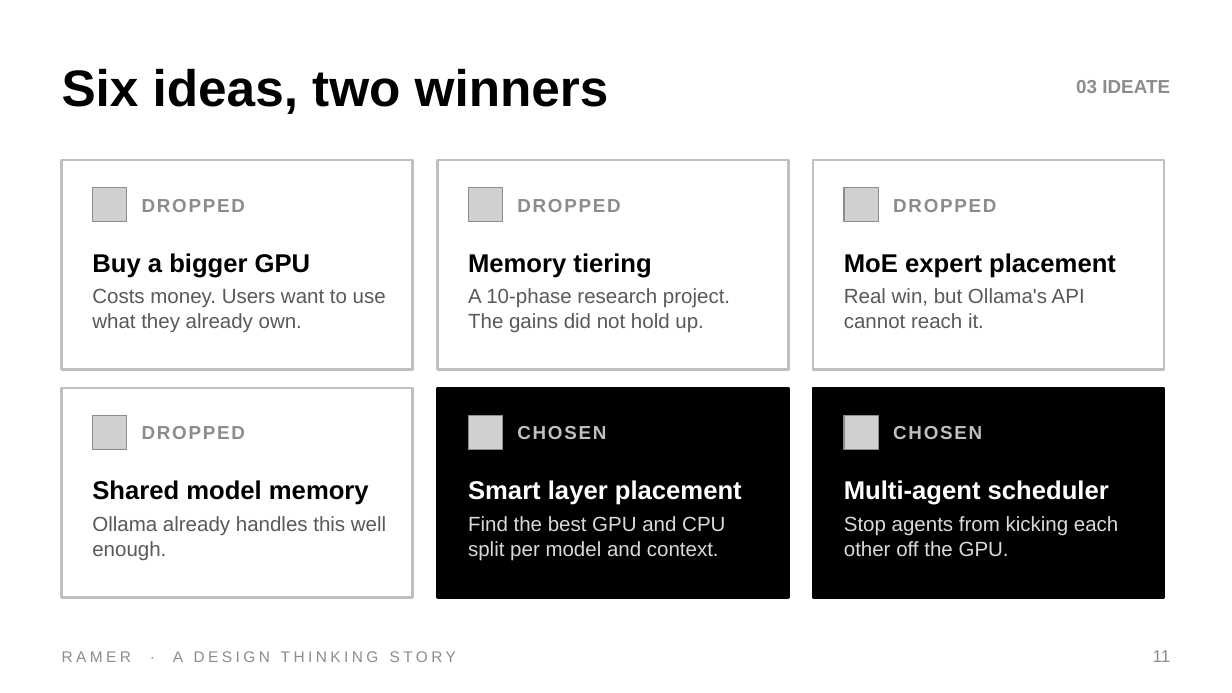
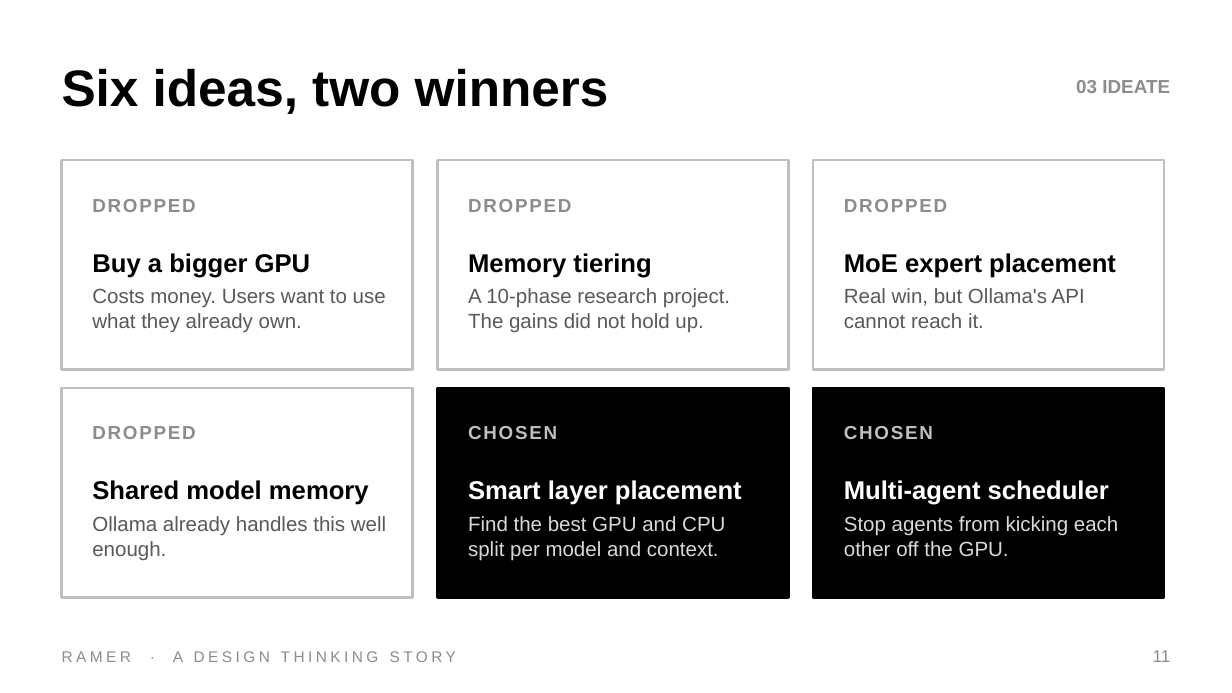
Before and after one commit to DrNeel11/tvarin, a slide deck: slide 11 of docs/Ramer_Design_Thinking.pptx. Drawn at 1232x693 pixels with LibreOffice and Linux fonts; fonts in the diff are those of the drawing; grey boxes stand for pictures. Boxes give left, top, right and bottom in pixels: in the first picture for what was removed or moved away, otherwise in the second. Text is boxed around its words. In the diff, an @@ line names an element or a change of style, - is before the commit and + after.

```diff
--- a/docs/Ramer_Design_Thinking.pptx
+++ b/docs/Ramer_Design_Thinking.pptx
@@ picture removed at (92,187,127,222) @@
@@ picture removed at (468,187,503,222) @@
@@ picture removed at (844,187,878,222) @@
@@ picture removed at (92,415,127,450) @@
@@ picture removed at (468,415,503,450) @@
@@ 6 texts: place and size @@
-6 texts at (142,199,996,439)
+6 texts at (92,199,947,439)
@@ picture removed at (844,415,878,450) @@
```
Also in this commit, not shown: 16 other slides changed.
